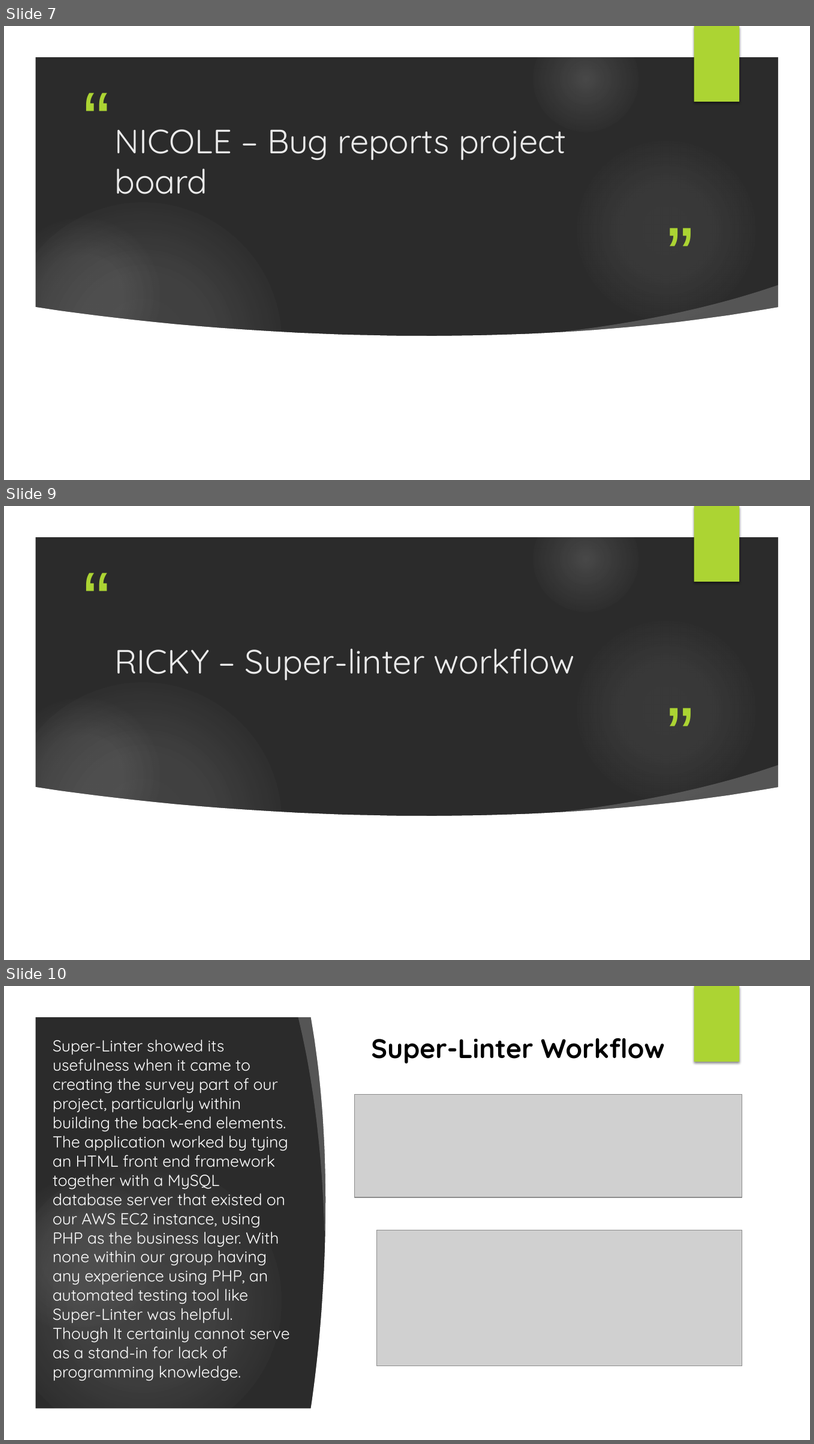
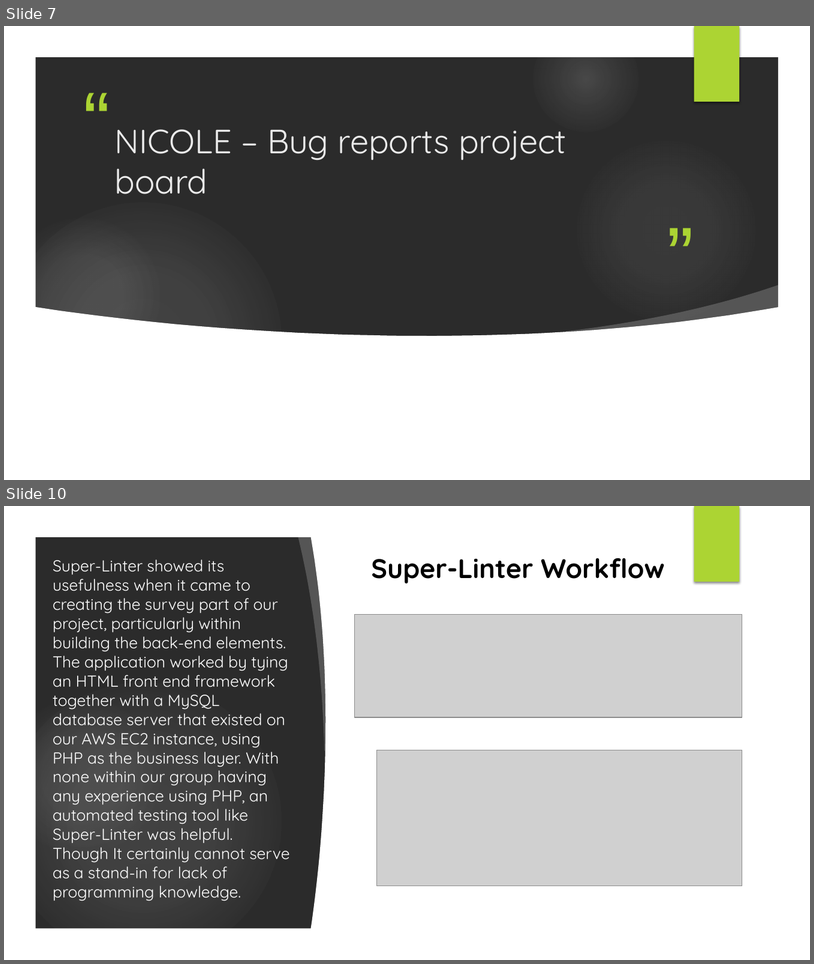
Before and after one commit to rBrown6/Group-2-Project-Repository, a slide deck: it115grp2Presentation .pptx. Shown one above the other, each under a label of ours: slides 7, 9 and 10 before the commit, slides 7 and 10 after it; the slides between them are not shown. The pictures are 814x1444 and 814x964 pixels, drawn with LibreOffice and Linux fonts; fonts in the diff are those of the drawing; grey boxes stand for pictures; background and template pictures are left out; a plain dark background stands for a picture behind light text. Boxes give left, top, right and bottom in pixels: in the first picture for what was removed or moved away, otherwise in the second. Text is boxed around its words. In the diff, an @@ line names an element or a change of style, - is before the commit and + after.

Commit message:
Powerpoint with Ricky's changes

```diff
--- a/it115grp2Presentation .pptx
+++ b/it115grp2Presentation .pptx
@@ slide 9 removed at <box>4,506,810,960</box>, background picture (left out); not listed: 11 template elements that a slide beside it also shows @@
@@ title removed at <box>114,648,575,680</box> @@
-RICKY – Super-linter workflow
```
Also in this commit, not shown: 1 slide changed, 1 slide added.
